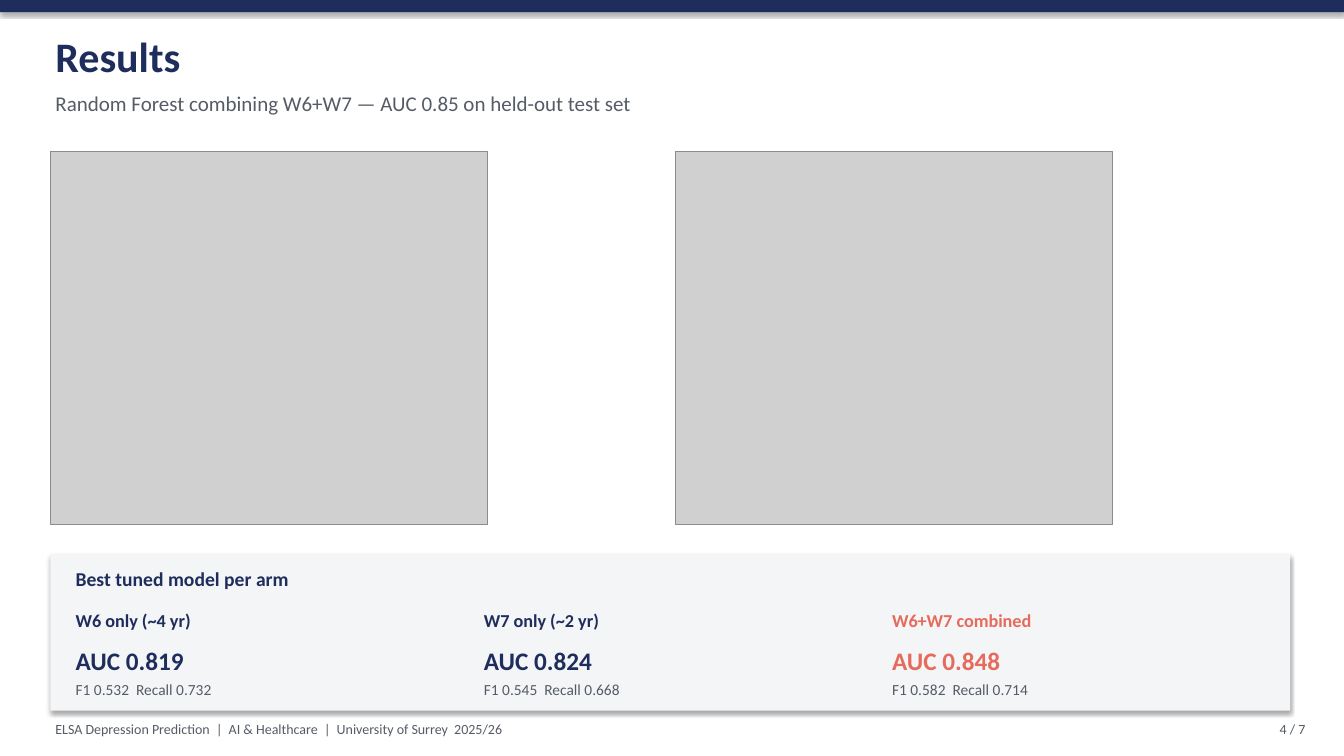
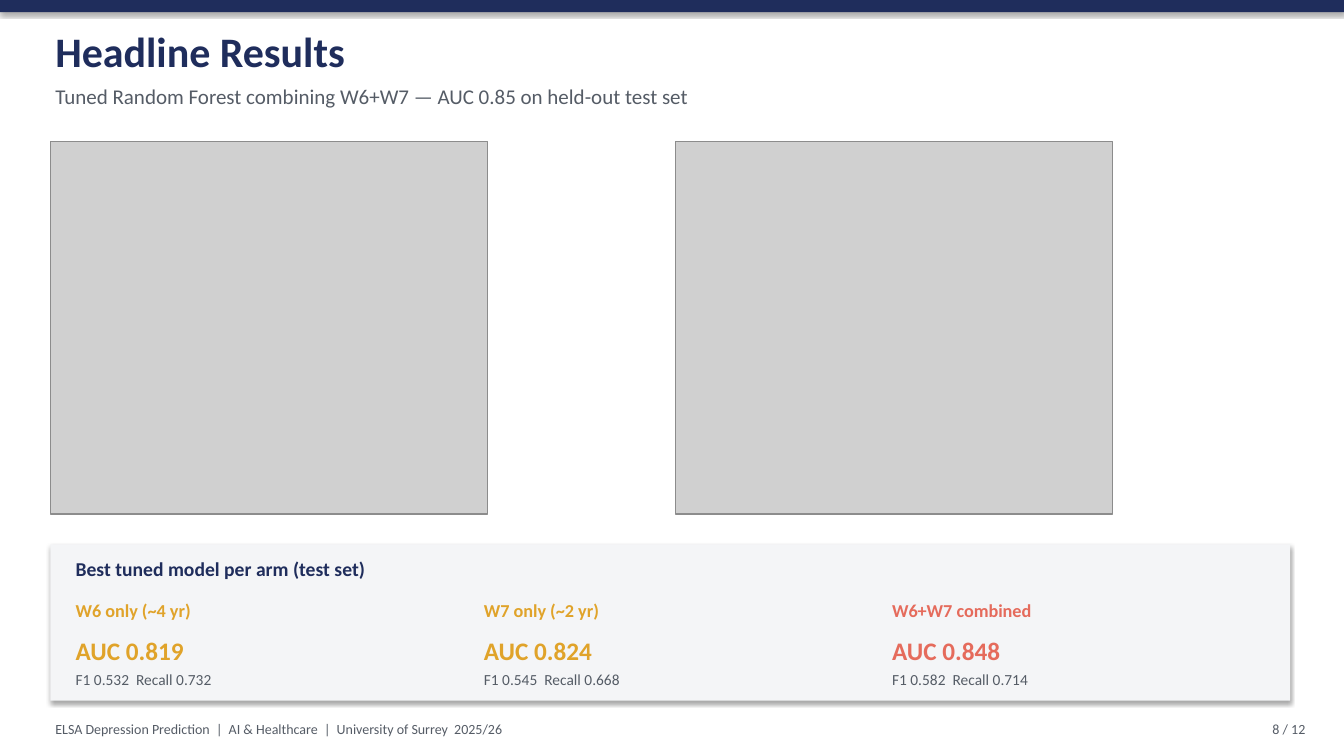
Before and after one commit to CHOC4HOL1C/elsa-depression-prediction, a slide deck: slide 8 of presentation/ELSA_Depression_Prediction.pptx (slide 4 before the commit). Drawn at 1344x756 pixels with LibreOffice and Linux fonts; fonts in the diff are those of the drawing; grey boxes stand for pictures. Boxes give left, top, right and bottom in pixels: in the first picture for what was removed or moved away, otherwise in the second. Text is boxed around its words. In the diff, an @@ line names an element or a change of style, - is before the commit and + after.

```diff
--- a/presentation/ELSA_Depression_Prediction.pptx
+++ b/presentation/ELSA_Depression_Prediction.pptx
@@ text at [55, 37, 345, 68]: text changed @@
-Results
+Headline Results
@@ text at [55, 89, 688, 108]: text changed @@
-Random Forest combining W6+W7 — AUC 0.85 on held-out test set
+Tuned Random Forest combining W6+W7 — AUC 0.85 on held-out test set
@@ 9 texts, 2 pictures, 1 rectangle: place and size @@
-9 texts, 2 pictures, 1 rectangle at [50, 151, 1291, 711]
+9 texts, 2 pictures, 1 rectangle at [50, 141, 1291, 701]
@@ text at [76, 561, 364, 579]: text changed @@
-Best tuned model per arm
+Best tuned model per arm (test set)
@@ text colour #1F2D5C to #E0A32A in 4 elements at [76, 603, 191, 620], [76, 642, 184, 660], [484, 603, 599, 620], [484, 642, 592, 660] @@
@@ text at [1272, 724, 1305, 734]: text changed @@
-4 / 7
+8 / 12
```
Also in this commit, not shown: 4 other slides changed, 7 slides added, 2 slides removed, 6 other files.
